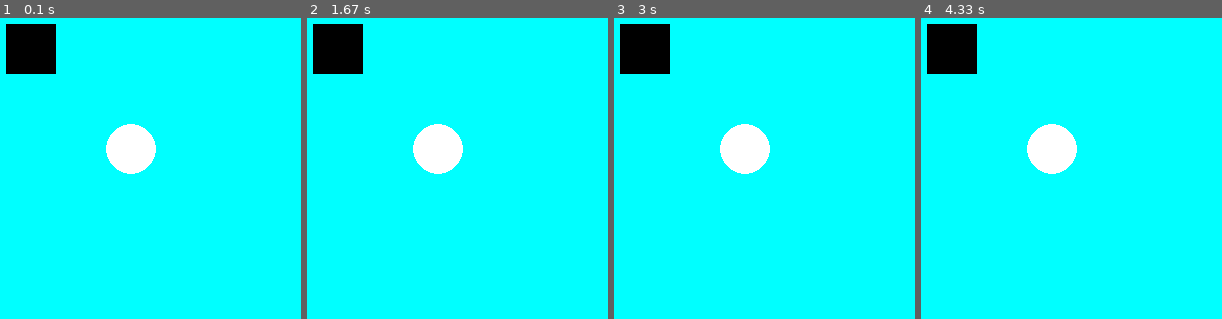
Above: before the commit, frames 1-4 (left to right).
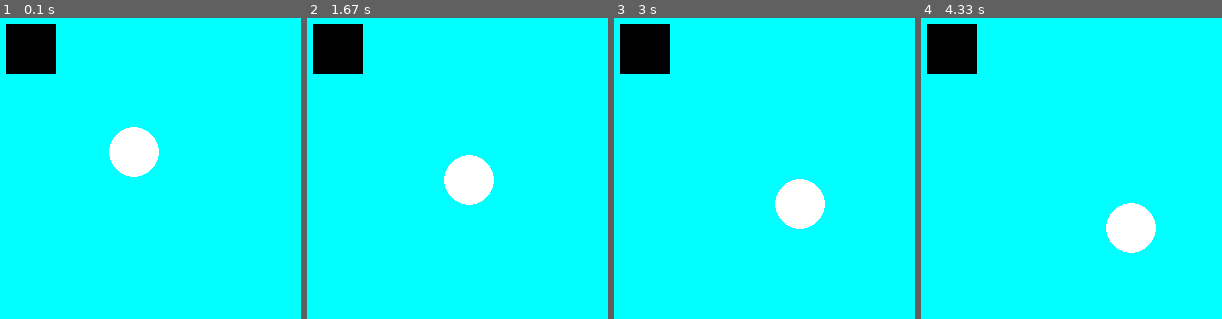
Above: after the commit, the same moments.

Repository: jirusv23/prvni_pygame
Game: pygame game, started from src/main.py
Two runs of this game, one before a commit and one after it. Both use one fixed random seed, a clock stepped at 60 frames per second and the inputs below.
Inputs:
- Up to frame 1 (0.1 s): no input
- Up to frame 2 (1.67 s): no input
- Up to frame 3 (3 s): no input
- Up to frame 4 (4.33 s): no input

The runs differ from the first frame. In frame 1, 0.5% of the frame differs, in the area x 35-53%, y 35-53%; in frame 2, 4.1%; in frame 3, 4.2%, in the area x 35-71%, y 35-71%; in frame 4, 4.2%.

Commit message:
Pohybující se míček

Diff:
--- a/src/main.py
+++ b/src/main.py
@@ -3,7 +3,17 @@
 import pygame
 pygame.init()
 
-okno = pygame.display.set_mode((800, 600))
+pozice_x = 400
+pozice_y = 300
+
+velikost_micku = 50
+
+rychlost_micku_x = 0.3
+rychlost_micku_y = 0.3
+
+rozliseni_okna = (800, 600)
+
+okno = pygame.display.set_mode(rozliseni_okna)
 
 while True:
     for udalost in pygame.event.get():
@@ -11,9 +21,25 @@
             pygame.quit()
             sys.exit()
 
+    pozice_x += rychlost_micku_x
+    pozice_y += rychlost_micku_y
+
+    if pozice_x > rozliseni_okna[0] - velikost_micku:
+        pozice_x = rozliseni_okna[0] - velikost_micku
+        rychlost_micku_x *= -1
+    if pozice_y > rozliseni_okna[1] - velikost_micku:
+        pozice_y = rozliseni_okna[1] - velikost_micku
+        rychlost_micku_y *= -1
+    if pozice_x < 0:
+        pozice_x = 0
+        rychlost_micku_x *= -1
+    if pozice_y < 0:
+        pozice_y = 0
+        rychlost_micku_y *= -1
+
     okno.fill((0, 255, 255))
 
     pygame.draw.rect(okno, (0, 0, 0), (300, 200, 50, 50))
-    pygame.draw.ellipse(okno, (255, 255, 255), (400, 300, 50, 50))
+    pygame.draw.ellipse(okno, (255, 255, 255), (pozice_x, pozice_y, velikost_micku, velikost_micku))
 
     pygame.display.update()
